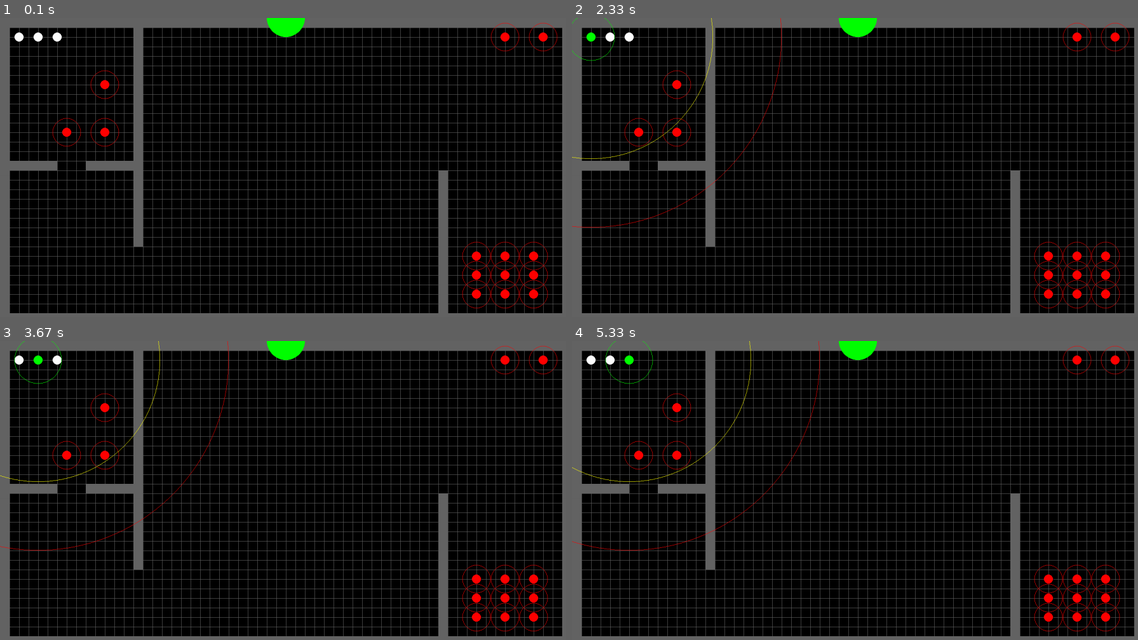
Above: before the commit, frames 1-4 (two rows, left to right).
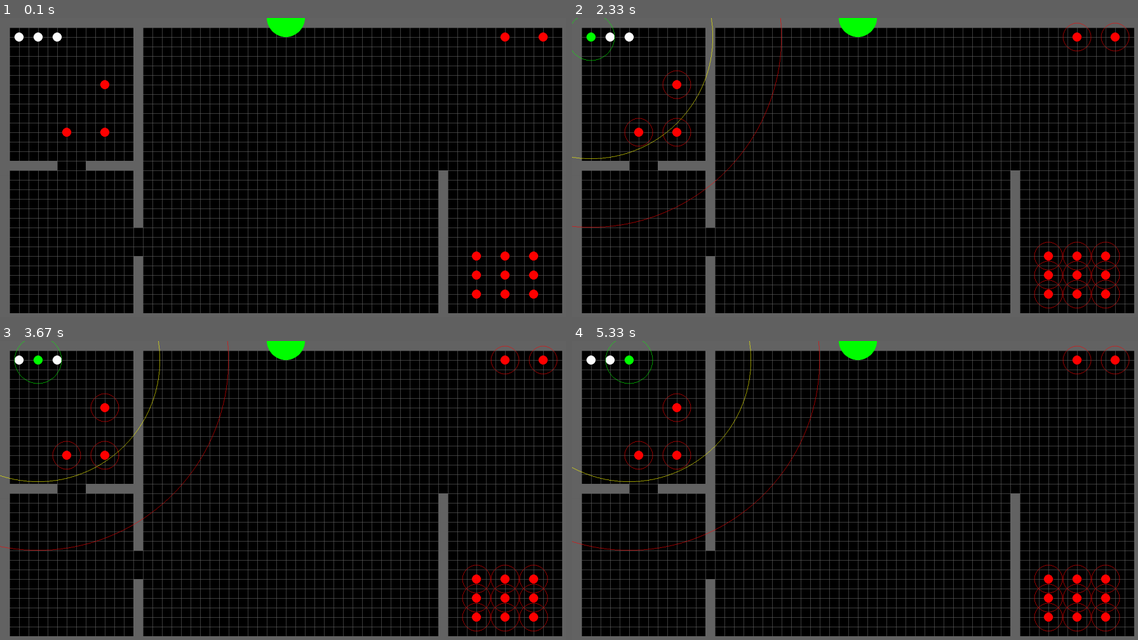
Above: after the commit, the same moments.

Repository: MarcSlakey/40k
Game: pygame game, started from pygame/main.py
Two runs of this game, one before a commit and one after it. Both use one fixed random seed, a clock stepped at 60 frames per second and the inputs below.
Inputs (mouse positions are in pixels of both pictures, inside the frame that each line leads up to):
- Up to frame 1 (0.1 s): no input
- Up to frame 2 (2.33 s): click (588, 35) at 0.38 s; press the mouse at (588, 35) at 0.7 s; move the mouse to (685, 113) at 0.8 s; release the mouse at (781, 191) at 0.93 s; click (611, 35) at 1.05 s; press the mouse at (588, 35) at 1.37 s; move the mouse to (696, 128) at 1.47 s; release the mouse at (804, 218) at 1.6 s; click (588, 35) at 2.22 s
- Up to frame 3 (3.67 s): press the mouse at (39, 358) at 2.53 s; move the mouse to (67, 391) at 2.63 s; release the mouse at (101, 424) at 2.77 s; click (39, 358) at 3.38 s
- Up to frame 4 (5.33 s): press the mouse at (588, 358) at 3.7 s; move the mouse to (628, 415) at 3.8 s; release the mouse at (668, 472) at 3.93 s; click (628, 358) at 5.05 s

The runs differ from the first frame. In frame 1, 1.0% of the frame differs, in the area x 9-99%, y 1-99%; in frame 2, 0.4%; in frame 3, 0.4%; in frame 4, 0.4%.

Commit message:
Updated readme, added to map file, made enemy melee radius collision circles only show on model selection.

Diff:
--- a/pygame/main.py
+++ b/pygame/main.py
@@ -189,21 +189,21 @@
 		for sprite in self.targets:
 			pygame.draw.circle(self.screen, RED, sprite.rect.center, sprite.radius, 0)
 
-
-		#Melee radius (one inch)
-		for sprite in self.targets:
-			pygame.draw.circle(self.screen, RED, sprite.rect.center, sprite.true_melee_radius, 1)
-
 		#Cohesion radius (two inches)
 		#for sprite in self.selectable_models:
 		#	pygame.draw.circle(self.screen, GREEN, sprite.rect.center, sprite.true_cohesion_radius, 1)
 
-		#Selected model indicator
+
 		if self.selected_model != None:
+			#Selected model indicator
 			pygame.draw.circle(self.screen, YELLOW, self.selected_model.rect.center, self.selected_model.radius, 0)
 			if self.selected_model.cohesion:
 				pygame.draw.circle(self.screen, GREEN, self.selected_model.rect.center, self.selected_model.radius, 0)
 
+			#Melee radius (one inch)
+			for sprite in self.targets:
+				pygame.draw.circle(self.screen, RED, sprite.rect.center, sprite.true_melee_radius, 1)
+
 		self.draw_cohesion_indicator()
 
 		#Draws useful radii on model selection
--- a/pygame/map.txt
+++ b/pygame/map.txt
@@ -20,13 +20,13 @@
 1.............1...............................1............1
 1.............1...............................1............1
 1.............1...............................1............1
+1.............................................1............1
+1.............................................1............1
+1.............................................1............1
+1.............1...............................1...X..X..X..1
 1.............1...............................1............1
+1.............1...............................1...X..X..X..1
 1.............1...............................1............1
-1.............................................1............1
-1.............................................1...X..X..X..1
-1.............................................1............1
-1.............................................1...X..X..X..1
-1.............................................1............1
-1.............................................1...X..X..X..1
-1.............................................1............1
+1.............1...............................1...X..X..X..1
+1.............1...............................1............1
 111111111111111111111111111111111111111111111111111111111111
Not shown, changed: pygame/README.md
